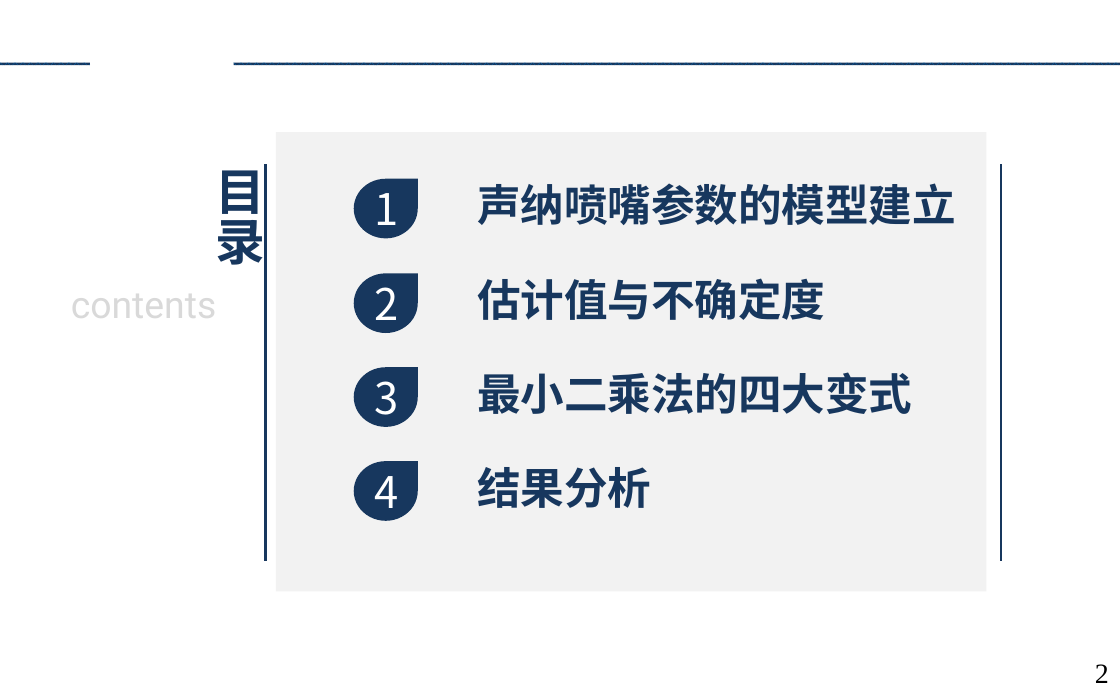
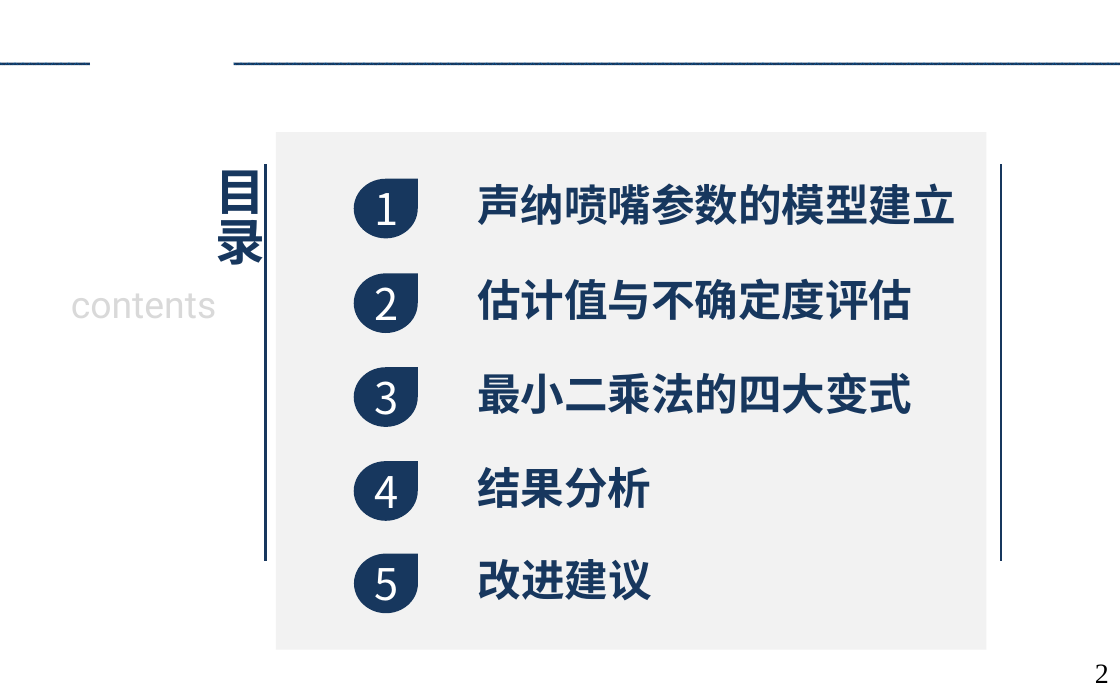
Before and after one commit to augusto-13/ErrorTheory_discussion_ppt, a slide deck: slide 2 of 2023-4-9.pptx. Drawn at 1120x700 pixels with LibreOffice and Linux fonts; fonts in the diff are those of the drawing; background and template pictures are left out. Boxes give left, top, right and bottom in pixels: in the first picture for what was removed or moved away, otherwise in the second. Text is boxed around its words. In the diff, an @@ line names an element or a change of style, - is before the commit and + after.

```diff
--- a/2023-4-9.pptx
+++ b/2023-4-9.pptx
@@ rectangle resized from (x1=276, y1=132, x2=986, y2=591) to (x1=276, y1=132, x2=986, y2=650) @@
@@ text at (x1=477, y1=278, x2=912, y2=320): text changed @@
-估计值与不确定度
+估计值与不确定度评估
@@ teardrop added at (x1=354, y1=553, x2=418, y2=613), fill #17375E, 28 pt, text #FFFFFF @@
+5
@@ text added at (x1=478, y1=559, x2=652, y2=601), 28 pt, text #17375E, bold @@
+改进建议
```
Also in this commit, not shown: 3 other slides changed, 5 slides added.
